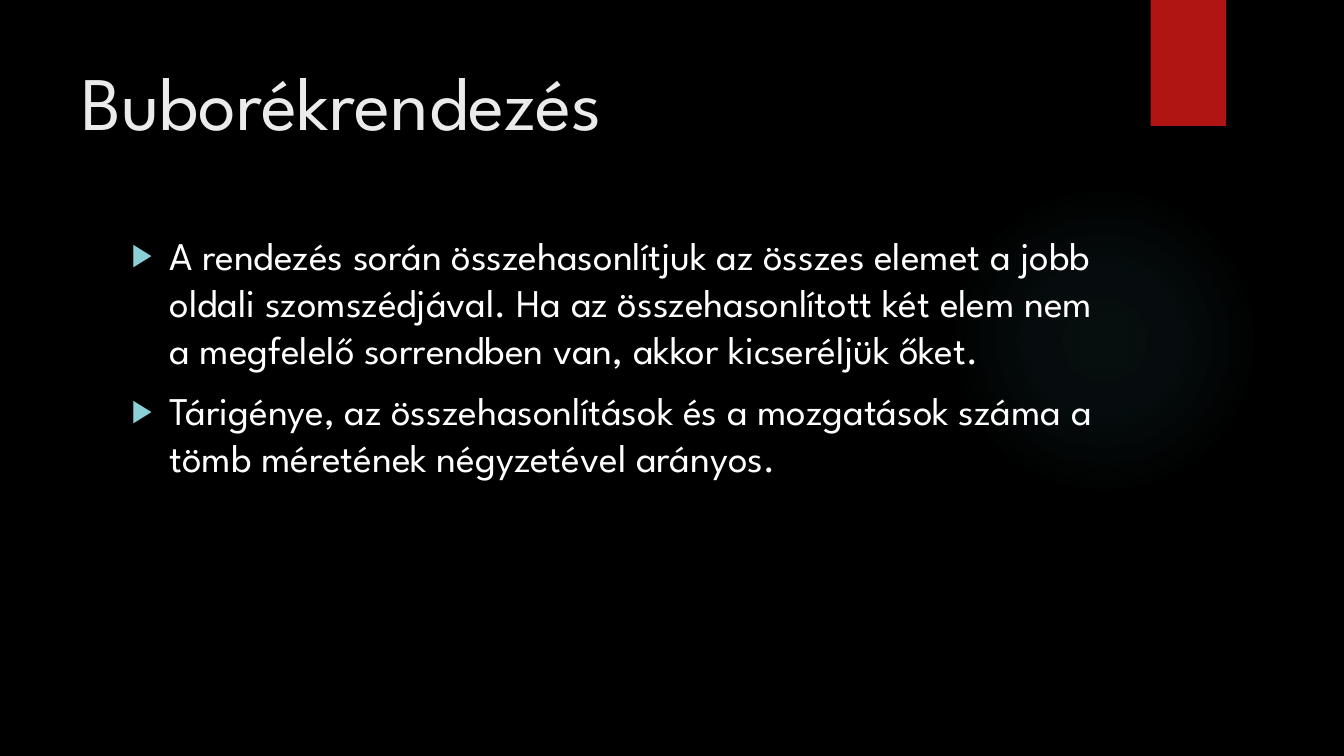
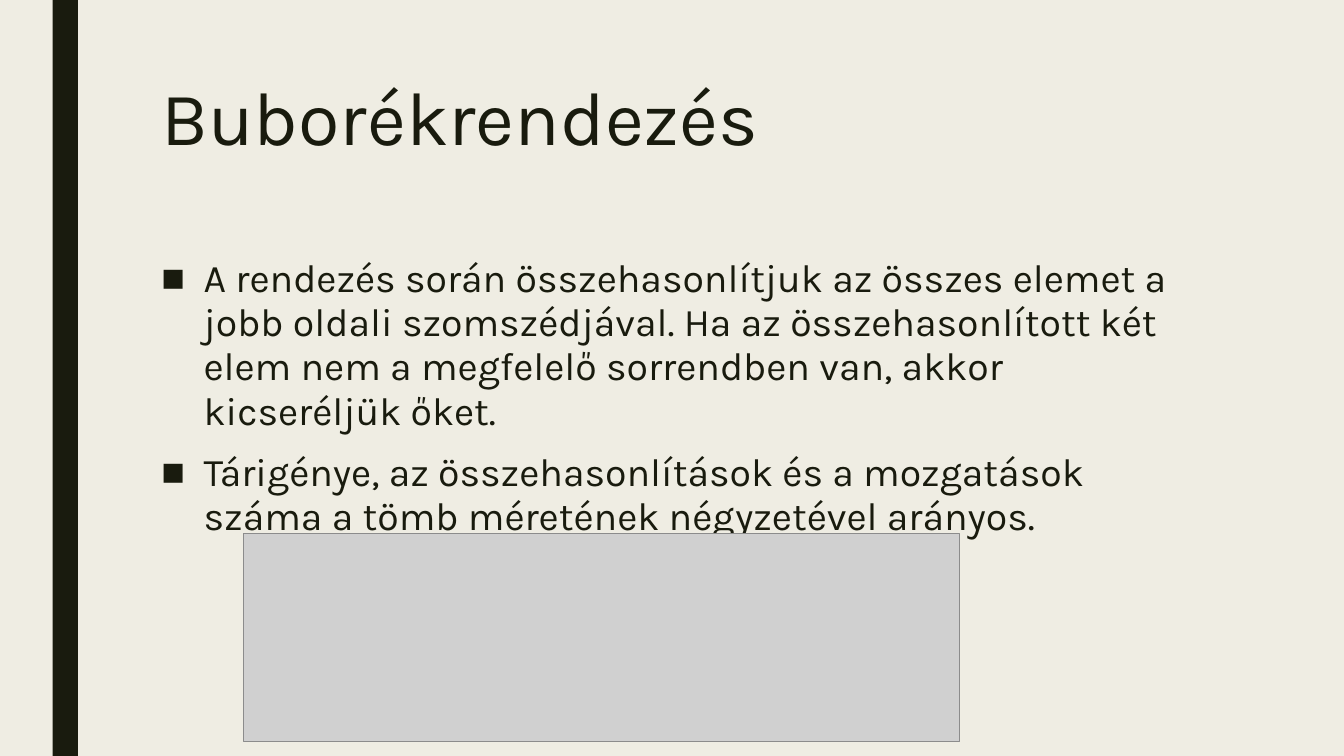
Before and after one commit to mskvszkyt/buborekrendezes, a slide deck: slide 2 of Buborékrendezés.pptx. Drawn at 1344x756 pixels with LibreOffice and Linux fonts; fonts in the diff are those of the drawing; grey boxes stand for pictures; background and template pictures are left out. Boxes give left, top, right and bottom in pixels: in the first picture for what was removed or moved away, otherwise in the second. Text is boxed around its words. In the diff, an @@ line names an element or a change of style, - is before the commit and + after.

```diff
--- a/Buborékrendezés.pptx
+++ b/Buborékrendezés.pptx
@@ background picture (left out) to #EFEDE3 @@
@@ rectangle added at box(52, 0, 78, 756), fill #191B0E @@
@@ rectangle removed at box(1150, 0, 1226, 126) @@
@@ title "Buborékrendezés": place and size @@
-title "Buborékrendezés" at box(81, 78, 602, 131)
+title "Buborékrendezés" at box(161, 87, 758, 146)
@@ title "Buborékrendezés" at box(161, 87, 758, 146): font League Spartan to Karla, text colour #EBEBEB to #191B0E; line spacing 1 to 0.89 @@
@@ ellipse removed at box(949, 185, 1259, 495) @@
@@ text "A rendezés során összehasonlítjuk az ...": place and size @@
-text "A rendezés során összehasonlítjuk az ..." at box(170, 243, 1093, 481)
+text "A rendezés során összehasonlítjuk az ..." at box(204, 262, 1167, 540)
@@ text "A rendezés során összehasonlítjuk az ..." at box(204, 262, 1167, 540): font League Spartan to Karla, text colour #FFFFFF to #191B0E; bullet ▶ to ■; line spacing 1 to 0.94; more space between paragraphs @@
@@ picture added at box(243, 533, 960, 742) @@
```
Also in this commit, not shown: 1 other slide changed, 1 slide added.
